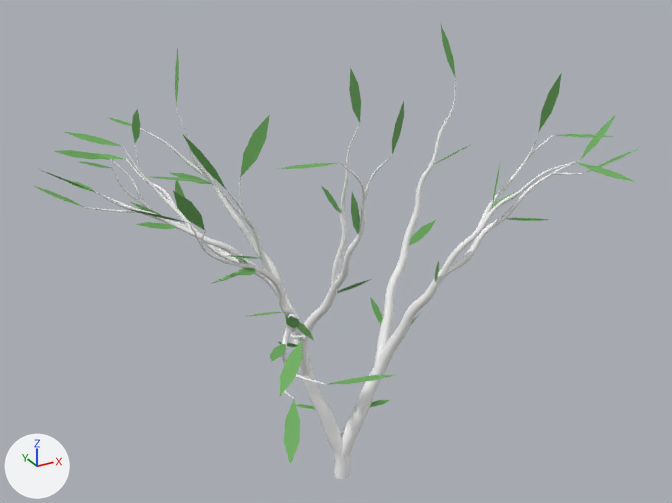
The glTF model public/models/trees/tree-0.gltf, before and after one commit.
The view is the same before and after, from a 50 mm camera at (-1.254, -2.239, 1.941) aimed at (-0.028, -0.011, 0.827). Lighting does not change. The marker at lower left points along +X, +Y and +Z.

Names of what the first picture shows: 'tree-0'.
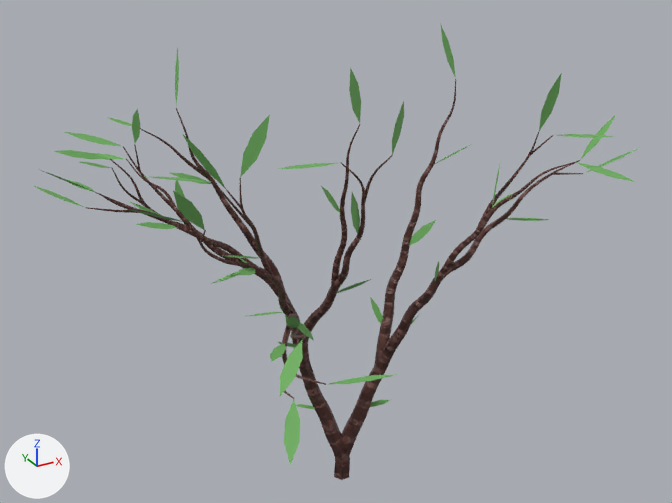
Changed parts and their boxes [x1, y1, x2, y2] in the pictures (672 x 503 px):
'tree-0', surface changed (grey to brown)
    both: [86, 77, 583, 480]

Edits to the bpy script that builds the scene:
```text
Add img_tree_colorlamp:
    img_tree_colorlamp = load_image('tree_colorlamp', 'tree_colorlamp.png', 1024, 1024, 'sRGB')
Add img_tree_bump:
    img_tree_bump = load_image('tree_bump', 'tree_bump.png', 1024, 1024, 'Non-Color')
Change mat_material:
    where n0 = _N.new('ShaderNodeBsdfPrincipled'); n0.name = 'Principled BSDF'
    remove n0.inputs[0].default_value = (1.0, 1.0, 1.0, 1.0)  # 'Base Color', white #ffffff
    add n2 = _N.new('ShaderNodeTexImage'); n2.name = 'Image Texture'
    add n2.image = img_tree_colorlamp
    add n3 = _N.new('ShaderNodeNormalMap'); n3.name = 'Normal Map'
    add n3.uv_map = 'UVMap'
    add n3.inputs[0].default_value = 0.8  # 'Strength'
    add n4 = _N.new('ShaderNodeTexImage'); n4.name = 'Image Texture.001'
    add n4.image = img_tree_bump
    add _L.new(n2.outputs[0], n0.inputs[0])  # 'Color' to 'Base Color'
    add _L.new(n3.outputs[0], n0.inputs[5])  # 'Normal' to 'Normal'
    add _L.new(n4.outputs[0], n3.inputs[1])  # 'Color' to 'Color'
```
